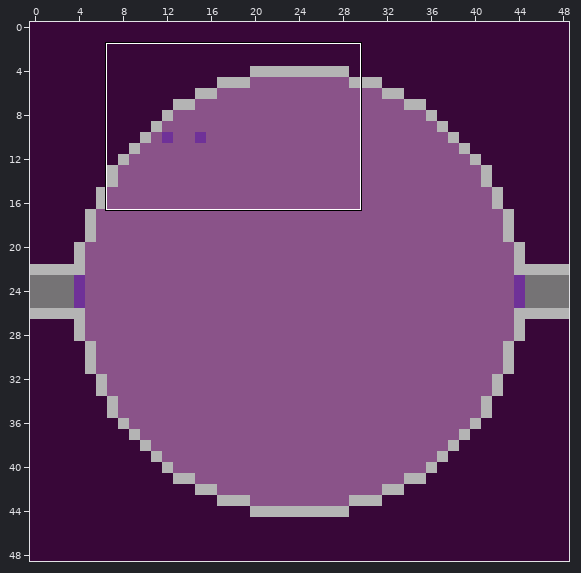
An edit to a level. Tiled map, novo_prototipo/Mapa/Mapas/caverna.tmx. Above: a wide view before the commit, with the close-up outlined.
Close-up. First the earlier version:
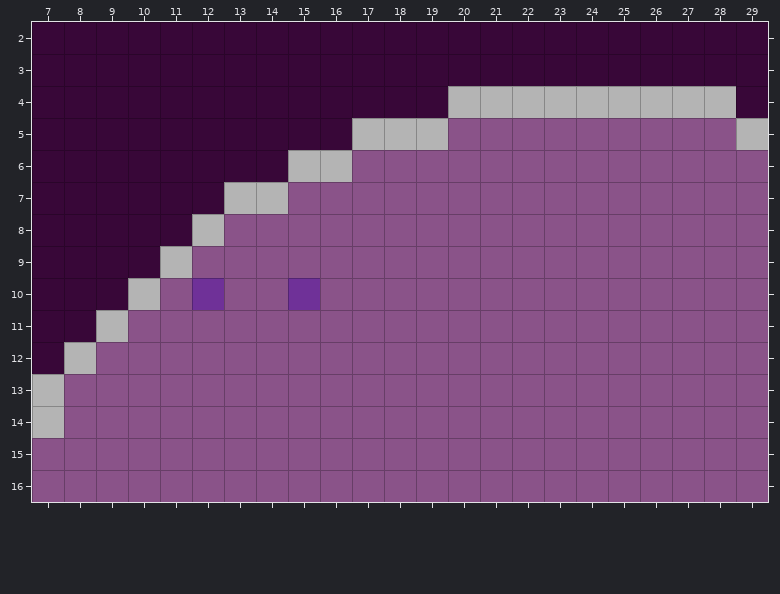
Cells are 64x64 px. Shown: x 7..29, y 2..16.
New version:
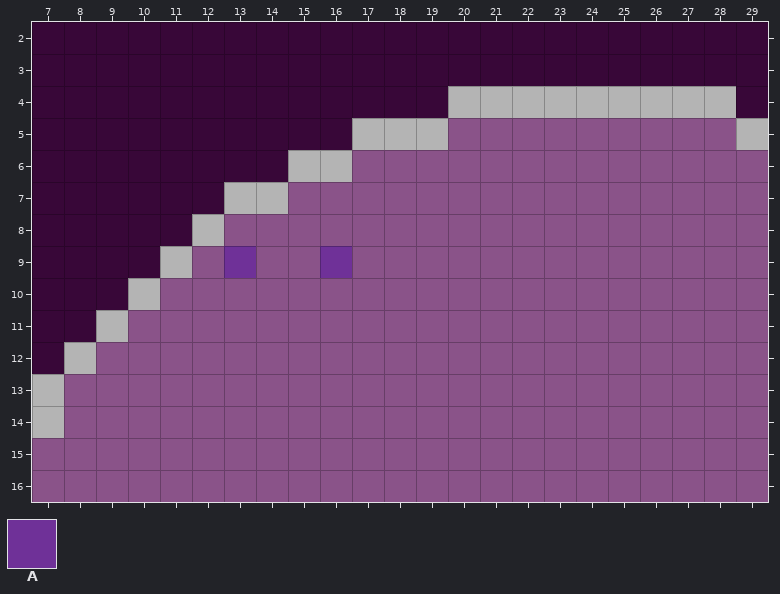
Key: from "tileset": A 6.
_ is an empty cell.
The author wrote: Ajustes para deixar transporte consistente
What changed:
Layer "TransporteNeve":
There is now tile A in row 9 at x 16.
Tile A is gone in row 10 at x 15.
Layer "TransportePlanicie":
There is now tile A in row 9 at x 13.
Tile A is gone in row 10 at x 12.
